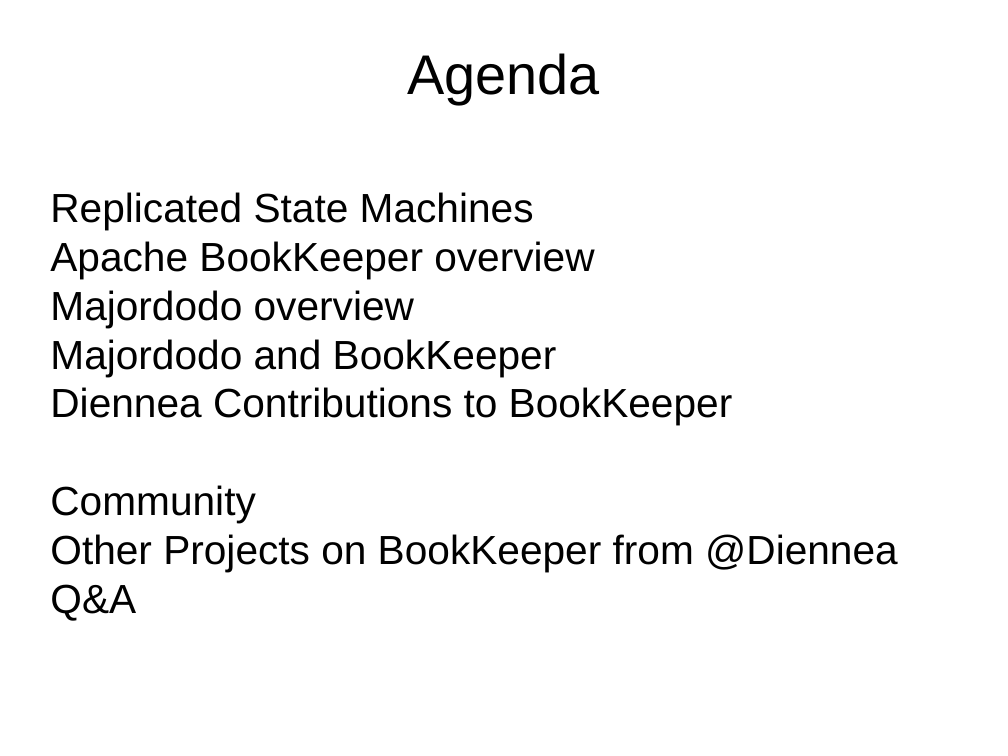
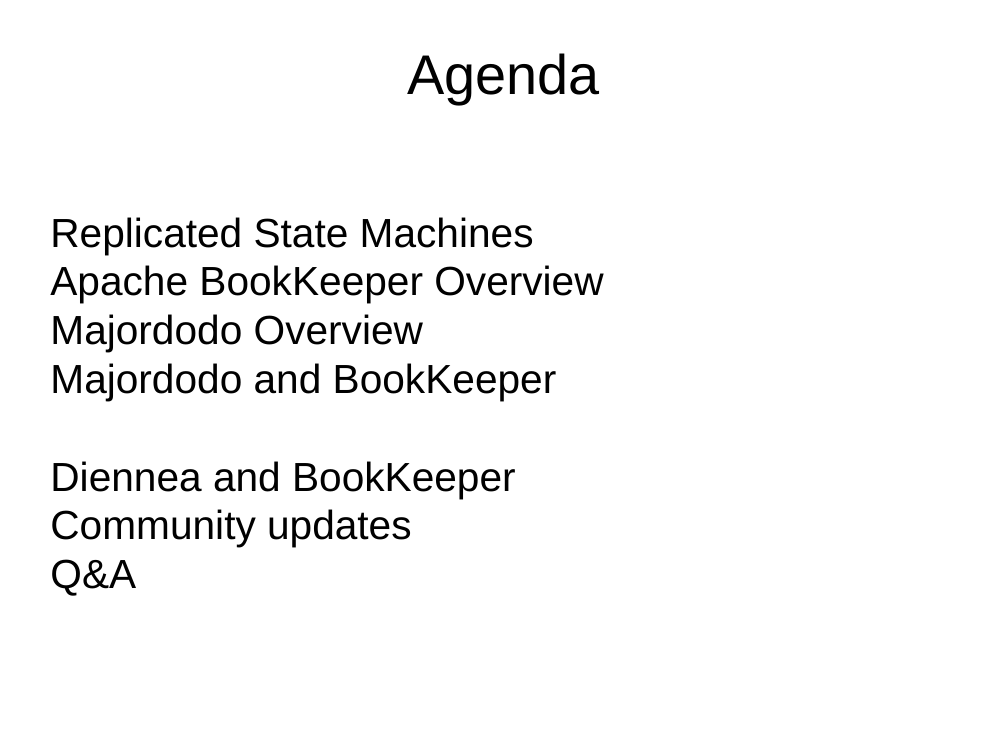
Before and after one commit to diennea/majordodo, a slide deck: slide 2 of docs/apacheconeurope2016.odp. Drawn at 1008x756 pixels with LibreOffice and Linux fonts; fonts in the diff are those of the drawing; background and template pictures are left out. Boxes give left, top, right and bottom in pixels: in the first picture for what was removed or moved away, otherwise in the second. Text is boxed around its words. In the diff, an @@ line names an element or a change of style, - is before the commit and + after.

Commit message:
apachecon2016 docs

```diff
--- a/docs/apacheconeurope2016.odp
+++ b/docs/apacheconeurope2016.odp
@@ subtitle at bbox=[50, 265, 603, 352]: text changed @@
-Apache BookKeeper overview
-Majordodo overview
+Apache BookKeeper Overview
+Majordodo Overview
@@ subtitle at bbox=[50, 461, 516, 547]: text changed @@
-Diennea Contributions to BookKeeper
-Community
-Other Projects on BookKeeper from @Diennea
+Diennea and BookKeeper
+Community updates
```
Also in this commit, not shown: 6 other slides changed, 6 slides added, 1 other file.
